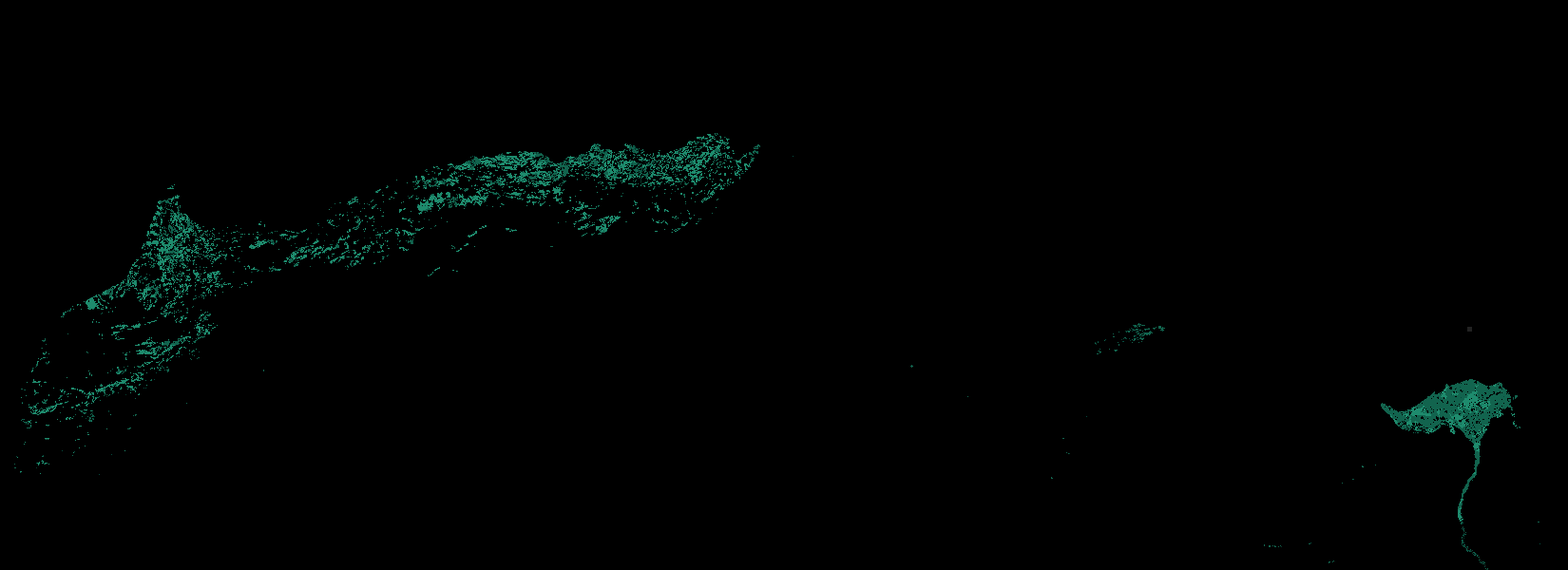
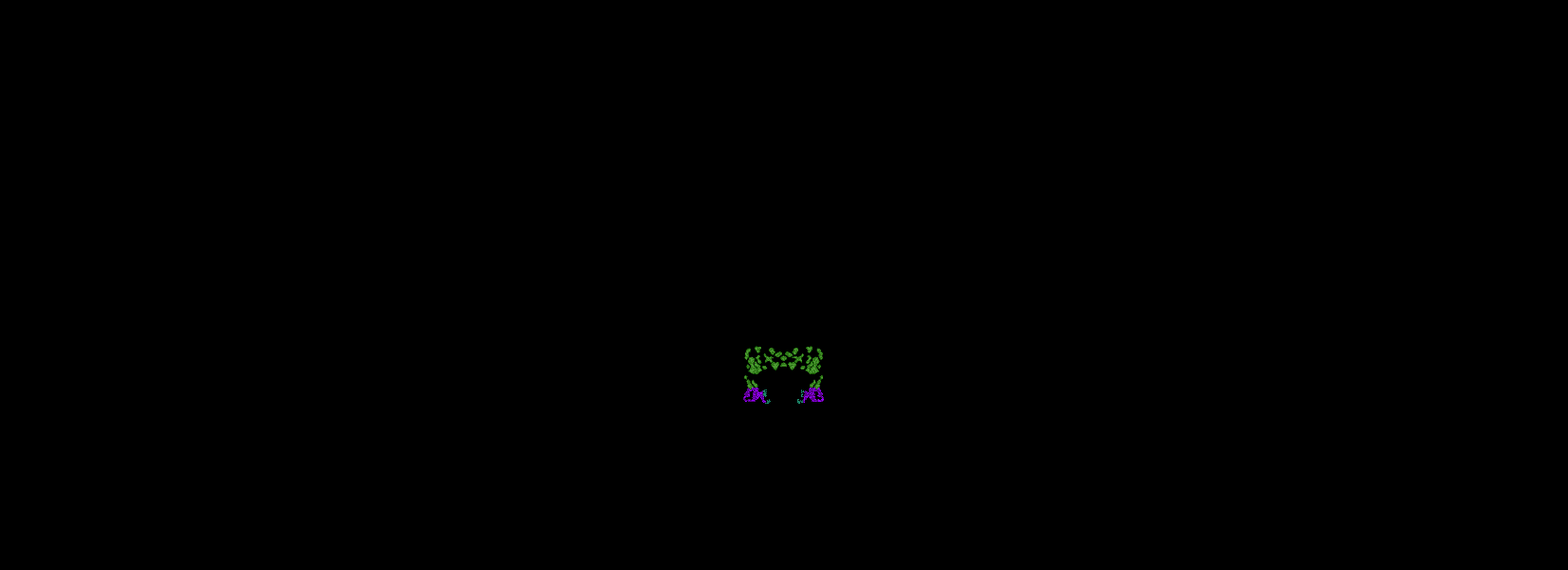
Before/after of a (1568, 570) layered artwork. What changed in the layer stack:
removed layer "Layer" over (14, 133, 1541, 570)
showed "trees.bmp", painted on it over (14, 133, 1541, 570)
